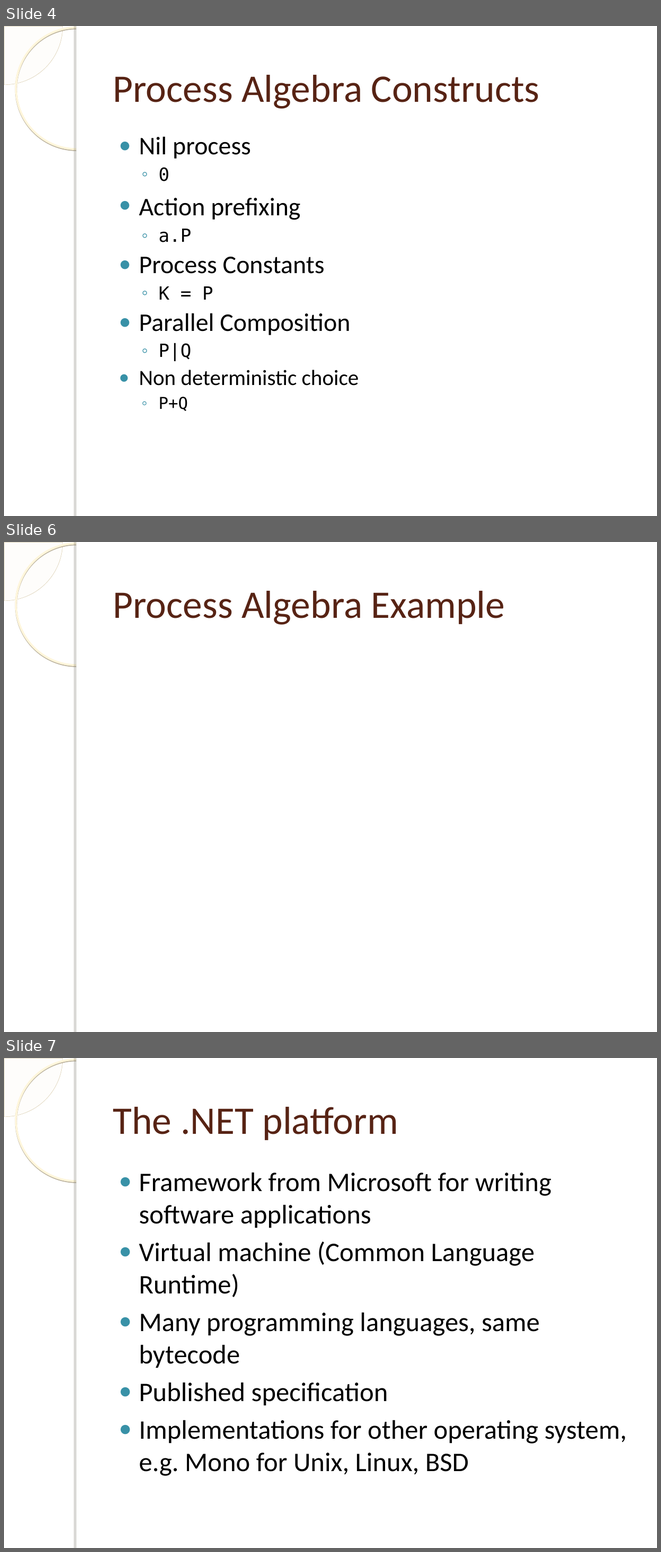
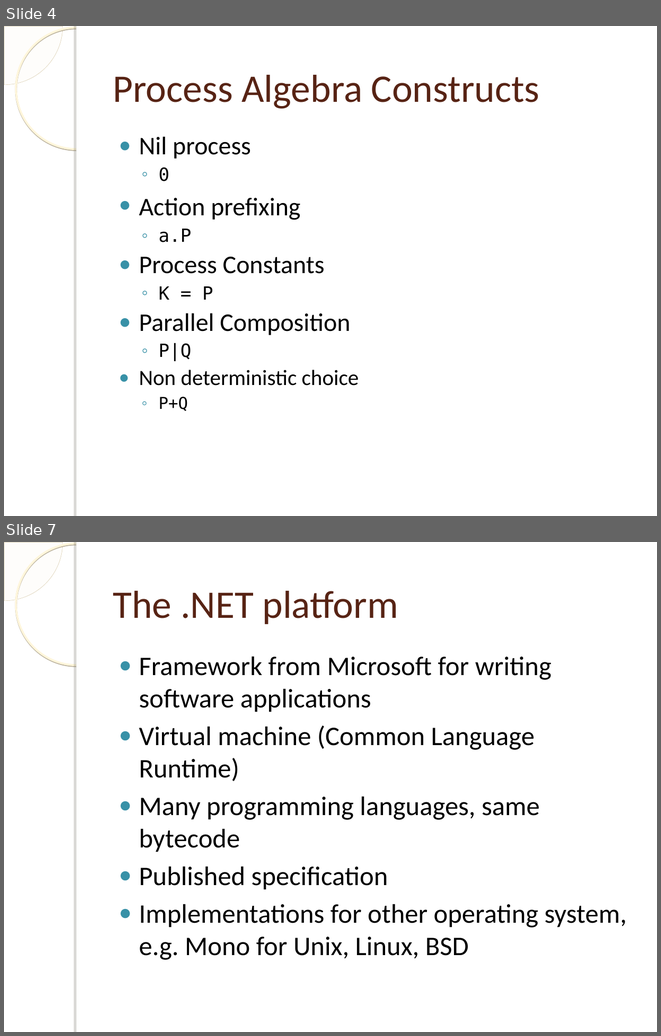
Before and after one commit to einaregilsson/Process-Language-Runtime, a slide deck: presentation.ppt. Shown one above the other, each under a label of ours: slides 4, 6 and 7 before the commit, slides 4 and 7 after it; the slides between them are not shown. The pictures are 661x1552 and 661x1036 pixels, drawn with LibreOffice and Linux fonts; fonts in the diff are those of the drawing; background and template pictures are left out. Boxes give left, top, right and bottom in pixels: in the first picture for what was removed or moved away, otherwise in the second. Text is boxed around its words. In the diff, an @@ line names an element or a change of style, - is before the commit and + after.

```diff
--- a/presentation.ppt
+++ b/presentation.ppt
@@ slide 6 removed at bbox=[4, 542, 657, 1032], background picture (left out); not listed: 4 template elements that a slide beside it also shows @@
@@ title removed at bbox=[113, 591, 505, 625] @@
-Process Algebra Example
```
Also in this commit, not shown: 3 slides changed, 5 slides added.
